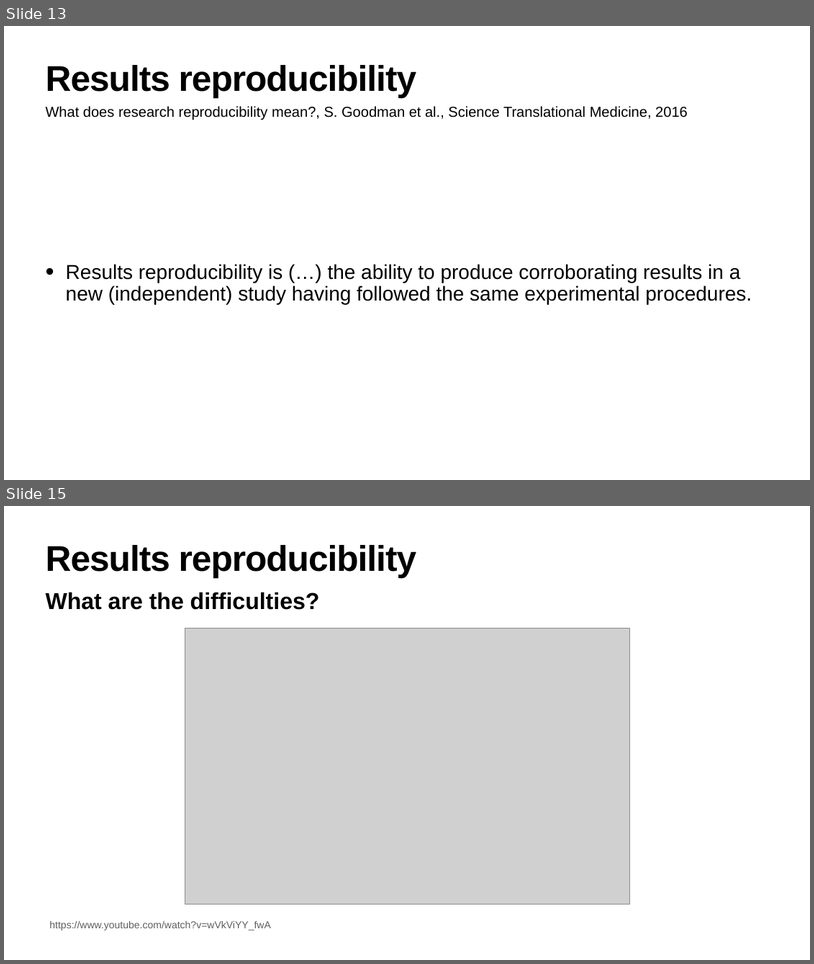
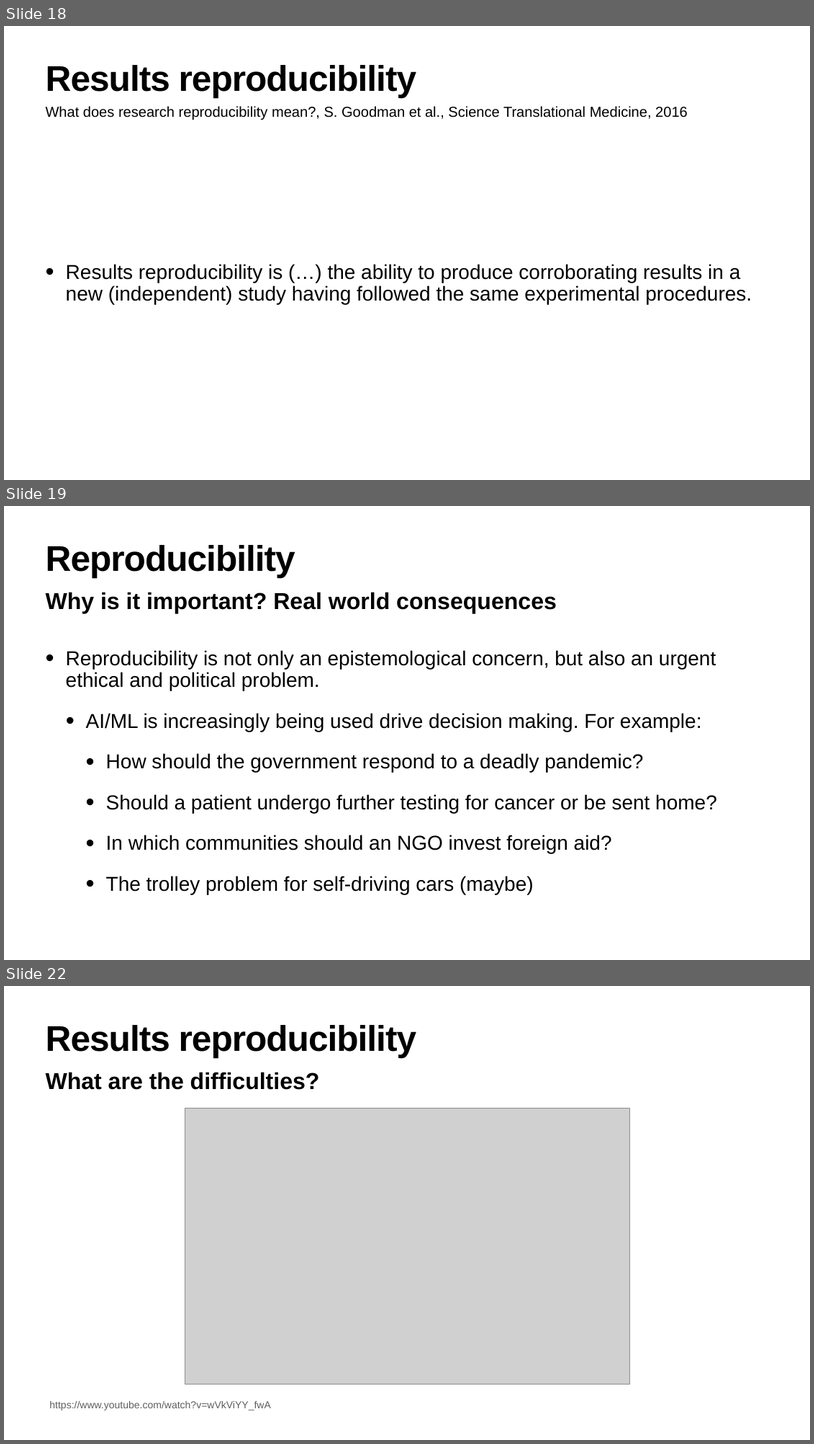
Before and after one commit to hanveiga/amld-2021-repML, a slide deck: slides/03_Reproducible_Scientific_ML.pptx. Shown one above the other, each under a label of ours: slides 13 and 15 before the commit, slides 18, 19 and 22 after it; the slides between them are not shown. The pictures are 814x964 and 814x1444 pixels, drawn with LibreOffice and Linux fonts; fonts in the diff are those of the drawing; grey boxes stand for pictures. Boxes give left, top, right and bottom in pixels: in the first picture for what was removed or moved away, otherwise in the second. Text is boxed around its words. In the diff, an @@ line names an element or a change of style, - is before the commit and + after.

```diff
--- a/slides/03_Reproducible_Scientific_ML.pptx
+++ b/slides/03_Reproducible_Scientific_ML.pptx
@@ slide 19 added at (4, 506, 810, 960), background #FFFFFF @@
@@ title added at (46, 545, 296, 577), 85 pt, text #000000, bold @@
+Reproducibility
@@ text added at (46, 592, 557, 613), 55 pt, text #000000, bold @@
+Why is it important? Real world consequences
@@ text added at (66, 650, 718, 894), 48 pt, text #000000 @@
+• Reproducibility is not only an epistemological concern, but also an urgent ethical and political problem.
+  • AI/ML is increasingly being used drive decision making. For example:
+    • How should the government respond to a deadly pandemic?
+    • Should a patient undergo further testing for cancer or be sent home?
+    • In which communities should an NGO invest foreign aid?
+    • The trolley problem for self-driving cars (maybe)
@@ what was slide 13 is now slide 18 @@
@@ what was slide 15 is now slide 22 @@
```
Also in this commit, not shown: 5 slides changed, 7 other slides added.
